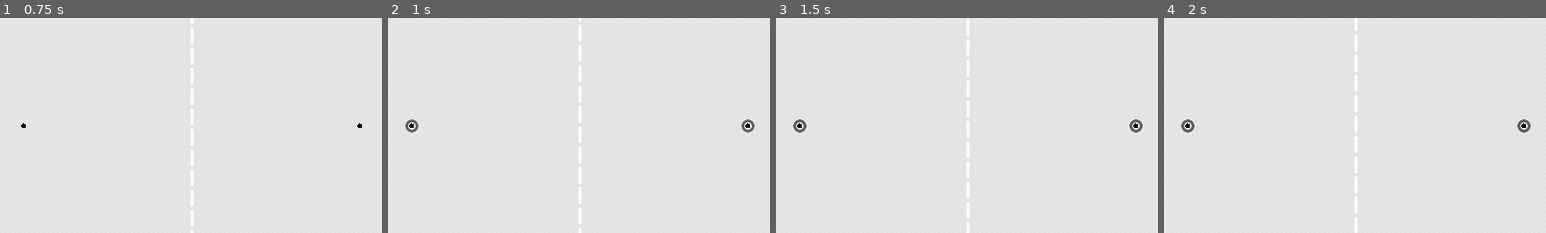
Above: before the commit, frames 1-4 (left to right).
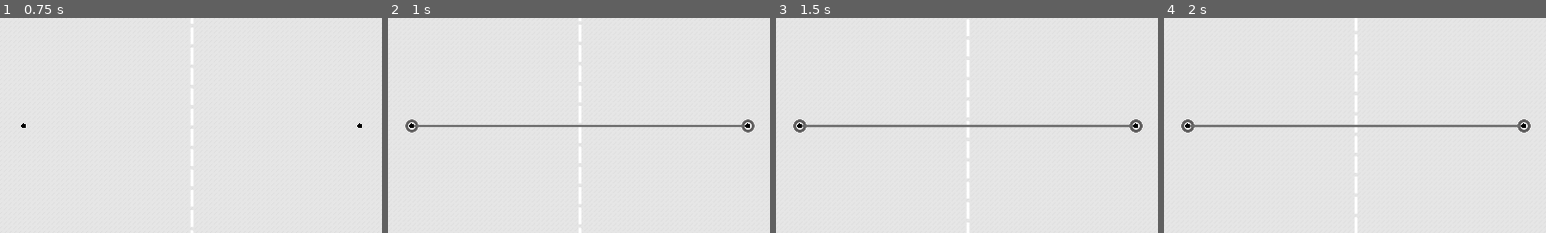
Above: after the commit, the same moments.

Repository: creikey/sketch-fight
Game: Godot game, scene res://Main.tscn
The game is run twice, just before and just after one commit, with the same random seed, the same clock (stepped at 60 frames per second) and the same inputs.
Inputs (mouse positions are % of the whole screen's width and height, from its top left):
- Up to frame 1 (0.75 s): tap Enter at 0.5 s; move the mouse to (72, 45) at 0.52 s; hold Right mouse button (ui_new_mirrored_point) from 0.53 s (still down)
- Up to frame 2 (1 s): keep holding Right mouse button (ui_new_mirrored_point); click (72, 45) at 0.8 s
- Up to frame 3 (1.5 s): tap Space at 1.25 s; move the mouse to (72, 45) at 1.27 s; release Right mouse button (ui_new_mirrored_point) at 1.28 s; click (72, 45) at 1.35 s
- Up to frame 4 (2 s): right-click (72, 45) at 1.55 s
The pictures show only the part of the screen within x 25-75%, y 20-70%; the shares and areas given below are measured in that part.

Frame 1 is identical in both runs. In frame 2, 0.8% of the frame differs, in the area x 6-94%, y 49-51%; in frame 3, 1.5%, in the area x 6-94%, y 49-52%; in frame 4, 1.5%.

Commit message:
Regenerate mesh of lines with added points

Diff:
--- a/src/MousePuck.gd
+++ b/src/MousePuck.gd
@@ -16,7 +16,7 @@
 
 func _draw():
 	draw_circle(Vector2(), size, color)
-	print(rect_global_position)
+#	print(rect_global_position)
 	draw_circle(get_mirrored_pos(rect_global_position) - rect_global_position, size, color)
 
 
--- a/src/SketchEditor.gd
+++ b/src/SketchEditor.gd
@@ -7,7 +7,8 @@
 var cur_layer: int = 0
 var cur_lineset: LineSet = null
 
-var possible_points: Array = []
+var left_possible_points: Array = []
+var right_possible_points: Array = []
 
 onready var ui = get_node("UI")
 
@@ -37,22 +38,25 @@
 		if $UI/MousePuck.out_of_editing_pad:
 			return
 		ensure_lineset()
-		add_point(ui.get_node("MousePuck").rect_global_position)
-		add_point(MousePuck.get_mirrored_pos(ui.get_node("MousePuck").rect_global_position))
-#		cur_lineset.points.append(ui.get_node("MousePuck").rect_global_position)
-#		cur_lineset.regenerate_polygon()
-#	elif event.is_action_pressed("ui_new_mirrored_point"):
-#		if $UI/MousePuck.out_of_editing_pad:
-#			return
-#		ensure_lineset()
-#		cur_lineset.points.append(MousePuck.get_mirrored_pos(ui.get_node("MousePuck").rect_global_position))
-#		cur_lineset.regenerate_polygon()
+		right_possible_points.append(add_point(ui.get_node("MousePuck").rect_global_position).global_position)
+		left_possible_points.append(add_point(MousePuck.get_mirrored_pos(ui.get_node("MousePuck").rect_global_position)).global_position)
+		cur_lineset.points = get_point_array()
+		cur_lineset.regenerate_polygon()
+
+func get_point_array():
+	left_possible_points.sort_custom(self, "_sort_point")
+	right_possible_points.sort_custom(self, "_sort_point")
+	right_possible_points.invert()
+	return left_possible_points + right_possible_points
+
+func _sort_point(point_a: Vector2, point_b: Vector2):
+	return point_a.y < point_b.y
 
 func add_point(new_position: Vector2):
 	var cur_possible_point = possible_point_pack.instance()
-	possible_points.append(cur_possible_point)
 	$PossiblePoints.add_child(cur_possible_point)
 	cur_possible_point.global_position = new_position
+	return cur_possible_point
 
 func write_layer():
 	cur_sketch.insert_lineset(cur_lineset, cur_layer)
--- a/src/SketchEditor.tscn
+++ b/src/SketchEditor.tscn
@@ -80,7 +80,6 @@
 possible_point_pack = ExtResource( 3 )
 
 [node name="UI" type="CanvasLayer" parent="."]
-editor/display_folded = true
 
 [node name="AnimationPlayer" type="AnimationPlayer" parent="UI"]
 anims/into_editing_pad = SubResource( 4 )
@@ -97,7 +96,6 @@
 shape = SubResource( 1 )
 
 [node name="EditingPad" type="Area2D" parent="."]
-editor/display_folded = true
 position = Vector2( 960, 540 )
 
 [node name="CollisionShape2D" type="CollisionShape2D" parent="EditingPad"]
@@ -108,7 +106,7 @@
 modulate = Color( 0.690196, 0.690196, 0.690196, 0.160784 )
 texture = ExtResource( 5 )
 region_enabled = true
-region_rect = Rect2( 219.412, 219.412, 1000, 1000 )
+region_rect = Rect2( 73.4059, 73.4059, 1000, 1000 )
 region_filter_clip = true
 
 [node name="AnimationPlayer" type="AnimationPlayer" parent="EditingPad"]
@@ -118,7 +116,7 @@
 [node name="MirrorSprite" type="Sprite" parent="EditingPad"]
 texture = ExtResource( 6 )
 region_enabled = true
-region_rect = Rect2( 0, 187.232, 51, 1080 )
+region_rect = Rect2( 0, 62.6397, 51, 1080 )
 
 [node name="PossiblePoints" type="Node2D" parent="."]
 [connection signal="area_entered" from="UI/MousePuck/Area2D" to="UI/MousePuck" method="_on_Area2D_area_entered"]
